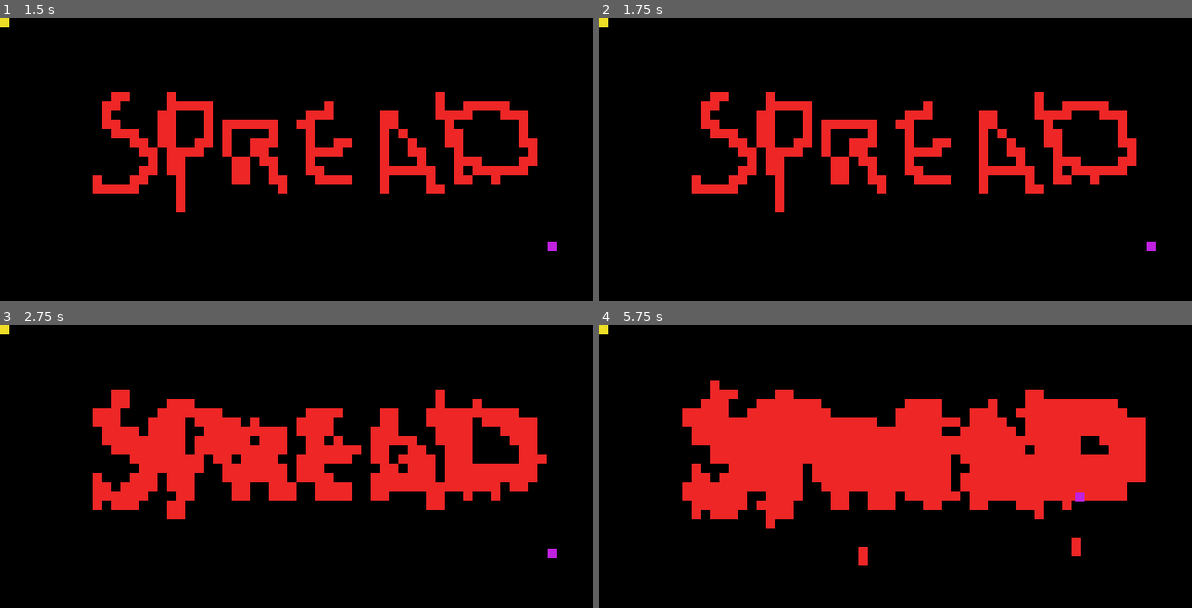
Above: before the commit, frames 1-4 (two rows, left to right).
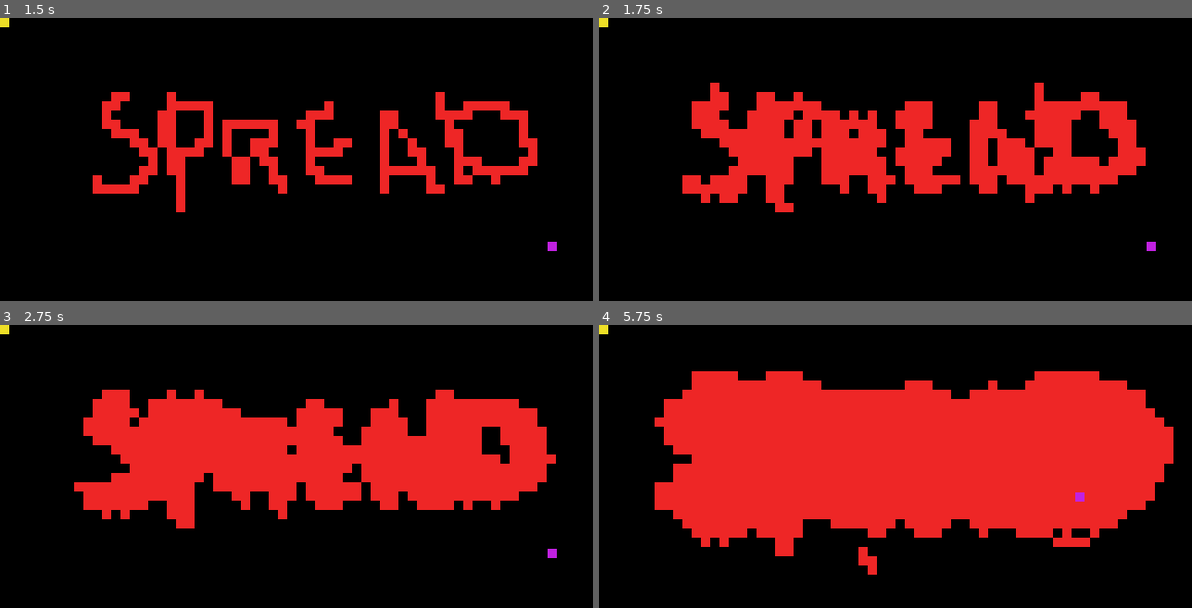
Above: after the commit, the same moments.

Repository: dkopec/pirate-software-game-jam-14
Game: Godot game, scene res://Game.tscn
Two runs of this game, one before a commit and one after it. Both use one fixed random seed, a clock stepped at 60 frames per second and the inputs below. Before the commit the project starts from res://level.tscn.
Inputs (mouse positions are in pixels of both pictures, inside the frame that each line leads up to):
- Up to frame 1 (1.5 s): click "Play" at 0.5 s; tap Enter at 1.25 s; move the mouse to (426, 167) at 1.27 s; hold Shift from 1.28 s (still down); click (426, 167) at 1.42 s
- Up to frame 2 (1.75 s): keep holding Shift
- Up to frame 3 (2.75 s): tap Space at 2 s; move the mouse to (177, 508) at 2.02 s; release Shift at 2.03 s; tap Shift at 2.1 s; click (177, 508) at 2.17 s
- Up to frame 4 (5.75 s): move the mouse to (954, 418) at 2.77 s; hold Shift 2.78-3.53 s; click (954, 418) at 2.92 s; tap Enter at 3.5, 5 s; move the mouse to (865, 557) at 3.52 s; tap Shift at 3.6, 5.1 s; click (865, 557) at 3.67 s; tap Space at 4.25 s; move the mouse to (1073, 540) at 4.27 s; hold Shift 4.28-5.03 s; click (1073, 540) at 4.42 s; move the mouse to (717, 441) at 5.02 s; click (717, 441) at 5.17 s

Frame 1 is identical in both runs. In frame 2, 8.1% of the frame differs, in the area x 14-93%, y 22-69%; in frame 3, 8.3%; in frame 4, 18%, in the area x 9-97%, y 16-89%.

Commit message:
feat: reset game button
also improvements to optimization

Diff:
--- a/src/level.gd
+++ b/src/Game.gd
@@ -7,6 +7,8 @@
 
 func _ready():
 	print_debug("Level Ready")
+	if(OS.is_debug_build()):
+		$Timer.wait_time = 1
 
 func _input(event):
 	if start_game and (event is InputEventMouseButton or event is InputEventScreenTouch):
@@ -23,21 +25,19 @@
 		print_debug("Tile Clicked! Changed Tile ID from", current_tile_id, "to", new_tile_id, "at Coordinates:", tile_coordinates)
 
 func get_neighbors(tile: Vector2):
-	var x = tile.x
-	var y = tile.y
-	return [
-		Vector2(x - 1, y),  # Left
-		Vector2(x + 1, y),  # Right
-		Vector2(x, y - 1),  # Up
-		Vector2(x, y + 1)   # Down
-	]
+	return PoolVector2Array([
+		tile + Vector2.RIGHT,
+		tile + Vector2.LEFT,
+		tile + Vector2.DOWN,
+		tile + Vector2.UP,
+	])
 
 func _on_Timer_timeout():
-	var victims = []
+	var victims = PoolVector2Array([])
 	for action_tile in $TileMap.get_used_cells_by_id(action_tile_id):
 		print_debug("Action Tile", action_tile)
 		var neighbors = get_neighbors(action_tile)
-		var targets = []
+		var targets = PoolVector2Array([])
 		for neighbor in neighbors:
 			var neighbor_id = $TileMap.get_cellv(neighbor)
 			if neighbor_id != action_tile_id and neighbor_id != -1:
@@ -51,13 +51,20 @@
 			var victim = targets[victim_index]
 			print_debug("The Victim is ", victim)
 			$TileMap.set_cellv(victim, action_tile_id)
-			victims.append(victims)
+			victims.append(victim)
 	if (victims.size() == 0):
 		print_debug("No more victims left, player wins.")
-		$Timer.paused = true
+		$Timer.stop()
 		$WinMessage.visible = true
+		start_game = false
+		$VBoxContainer/Reset.visible = true
+
 
 func _on_PlayButton_pressed():
 	$Timer.start()
 	$VBoxContainer/PlayButton.visible = false
 	start_game = true
+
+
+func _on_Reset_pressed():
+	var _reset = get_tree().reload_current_scene()
--- a/src/level.tscn
+++ b/src/Game.tscn
@@ -1,21 +1,21 @@
 [gd_scene load_steps=6 format=2]
 
-[ext_resource path="res://tileset_levels.tres" type="TileSet" id=1]
-[ext_resource path="res://level.gd" type="Script" id=2]
-[ext_resource path="res://character.png" type="Texture" id=3]
-[ext_resource path="res://pathfinding.gd" type="Script" id=4]
-[ext_resource path="res://character.gd" type="Script" id=5]
+[ext_resource path="res://character.png" type="Texture" id=1]
+[ext_resource path="res://pathfinding.gd" type="Script" id=2]
+[ext_resource path="res://Game.gd" type="Script" id=3]
+[ext_resource path="res://character.gd" type="Script" id=4]
+[ext_resource path="res://tileset_levels.tres" type="TileSet" id=5]
 
 [node name="Node2D" type="Node2D"]
-script = ExtResource( 2 )
+script = ExtResource( 3 )
 
 [node name="TileMap" type="TileMap" parent="."]
-tile_set = ExtResource( 1 )
+tile_set = ExtResource( 5 )
 cell_size = Vector2( 10, 10 )
 cell_custom_transform = Transform2D( 0, 0, 0, 0, 0, 0 )
 format = 1
 tile_data = PoolIntArray( 0, 1, 0, 1, 1, 0, 2, 1, 0, 3, 1, 0, 4, 1, 0, 5, 1, 0, 6, 1, 0, 7, 1, 0, 8, 1, 0, 9, 1, 0, 10, …(33113 unchanged characters)…
-script = ExtResource( 4 )
+script = ExtResource( 2 )
 
 [node name="Timer" type="Timer" parent="."]
 wait_time = 2.0
@@ -50,5 +50,13 @@
 margin_bottom = 20.0
 text = "Play"
 
+[node name="Reset" type="Button" parent="VBoxContainer"]
+visible = false
+margin_top = 24.0
+margin_right = 640.0
+margin_bottom = 44.0
+text = "Reset"
+
 [connection signal="timeout" from="Timer" to="." method="_on_Timer_timeout"]
 [connection signal="pressed" from="VBoxContainer/PlayButton" to="." method="_on_PlayButton_pressed"]
+[connection signal="pressed" from="VBoxContainer/Reset" to="." method="_on_Reset_pressed"]
--- a/src/project.godot
+++ b/src/project.godot
@@ -11,7 +11,7 @@
 [application]
 
 config/name="pirate-software-game-jam-14-submission"
-run/main_scene="res://level.tscn"
+run/main_scene="res://Game.tscn"
 config/icon="res://icon.png"
 
 [display]
Not shown: 1 places in src/Game.tscn that only renumber resources
